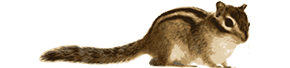
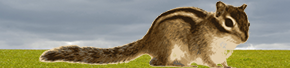
Layered file, before and after one edit (290px x 68px). Changes by layer:
added layer "empty_field" over [0,0,290,68]
